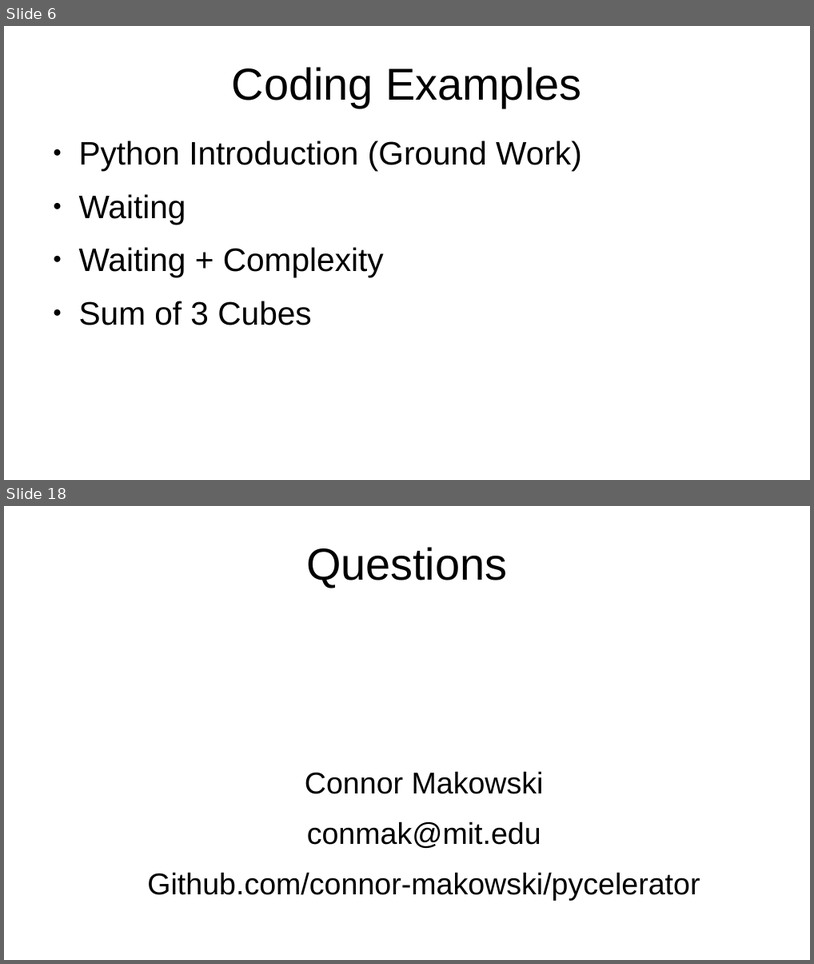
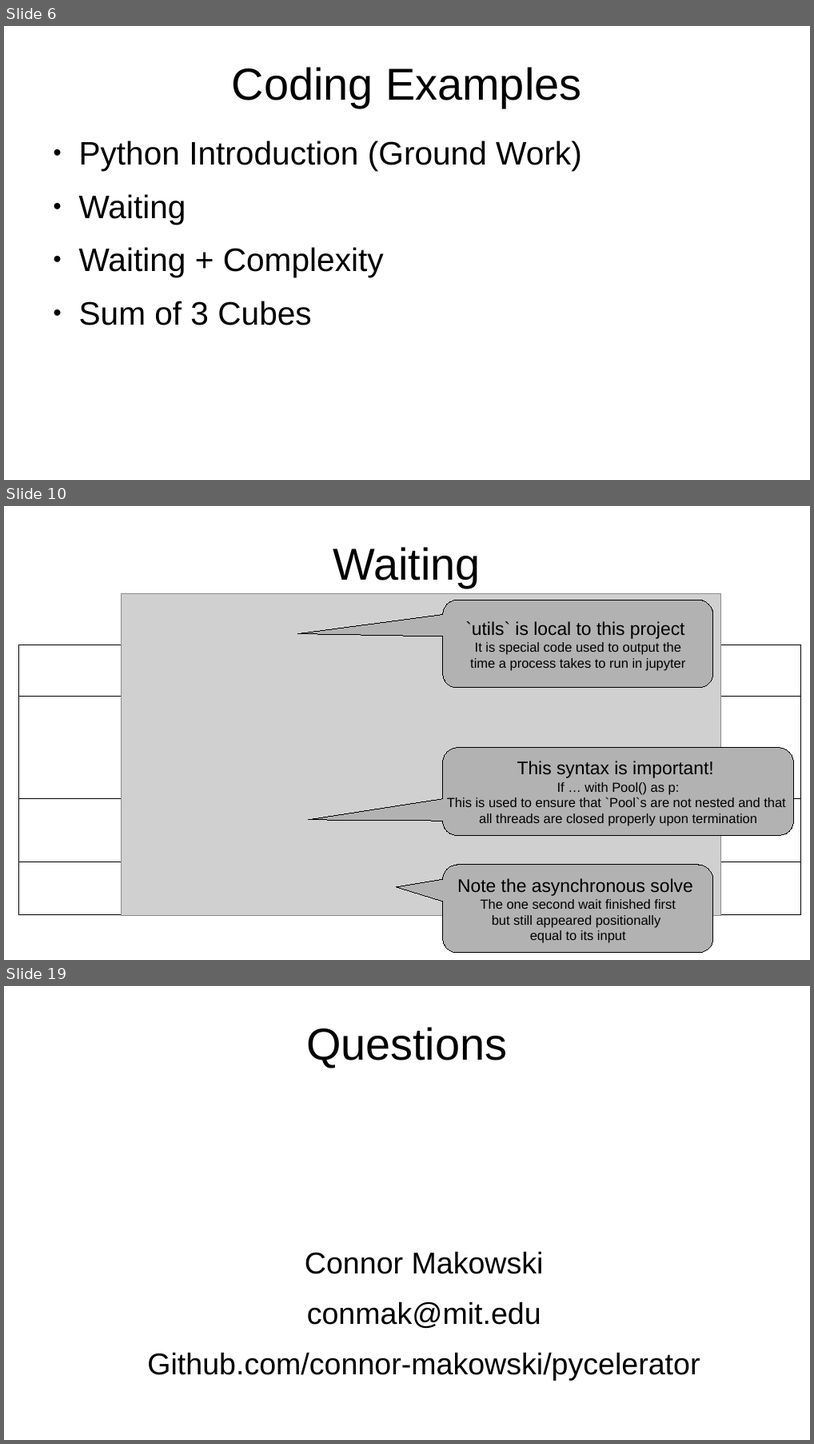
Before and after one commit to connor-makowski/pycelerator, a slide deck: pycelerator.odp. Shown one above the other, each under a label of ours: slides 6 and 18 before the commit, slides 6, 10 and 19 after it; the slides between them are not shown. The pictures are 814x964 and 814x1444 pixels, drawn with LibreOffice and Linux fonts; fonts in the diff are those of the drawing; grey boxes stand for pictures. Boxes give left, top, right and bottom in pixels: in the first picture for what was removed or moved away, otherwise in the second. Text is boxed around its words. In the diff, an @@ line names an element or a change of style, - is before the commit and + after.

```diff
--- a/pycelerator.odp
+++ b/pycelerator.odp
@@ slide 10 added at (4,506,810,960), background #FFFFFF @@
@@ title added at (334,547,481,588), 44 pt, text #000000 @@
+Waiting
@@ picture added at (121,594,721,916) @@
@@ rounded speech box added at (443,600,714,688), fill #B2B2B2, outline #000000 0 pt, 13 pt, text #000000 @@
+`utils` is local to this project
+It is special code used to output the
+time a process takes to run in jupyter
@@ rectangle added at (18,645,802,696), fill #FFFFFF, outline #000000 0 pt @@
@@ rectangle added at (18,696,802,799), fill #FFFFFF, outline #000000 0 pt @@
@@ rounded speech box added at (443,748,794,836), fill #B2B2B2, outline #000000 0 pt, 13 pt, text #000000 @@
+This syntax is important!
+If … with Pool() as p:
+This is used to ensure that `Pool`s are not nested and that
+all threads are closed properly upon termination
@@ rectangle added at (18,799,802,862), fill #FFFFFF, outline #000000 0 pt @@
@@ rectangle added at (18,862,802,914), fill #FFFFFF, outline #000000 0 pt @@
@@ rounded speech box added at (443,864,714,952), fill #B2B2B2, outline #000000 0 pt, 13 pt, text #000000 @@
+Note the asynchronous solve
+The one second wait finished first
+but still appeared positionally
+equal to its input
@@ what was slide 18 is now slide 19 @@
```
Also in this commit, not shown: 7 slides changed, 4 other slides added, 4 slides removed, 6 other files.
